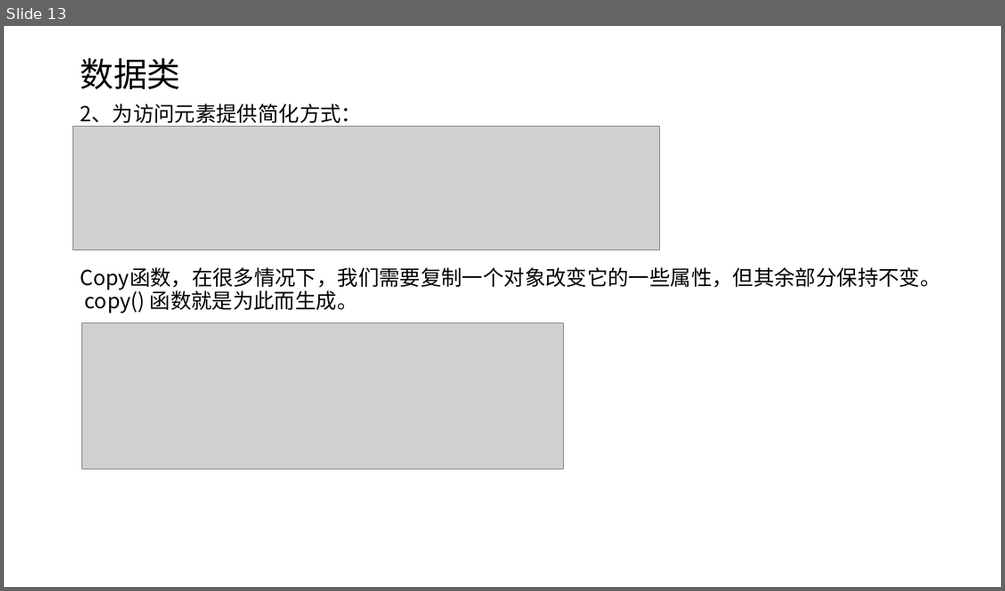
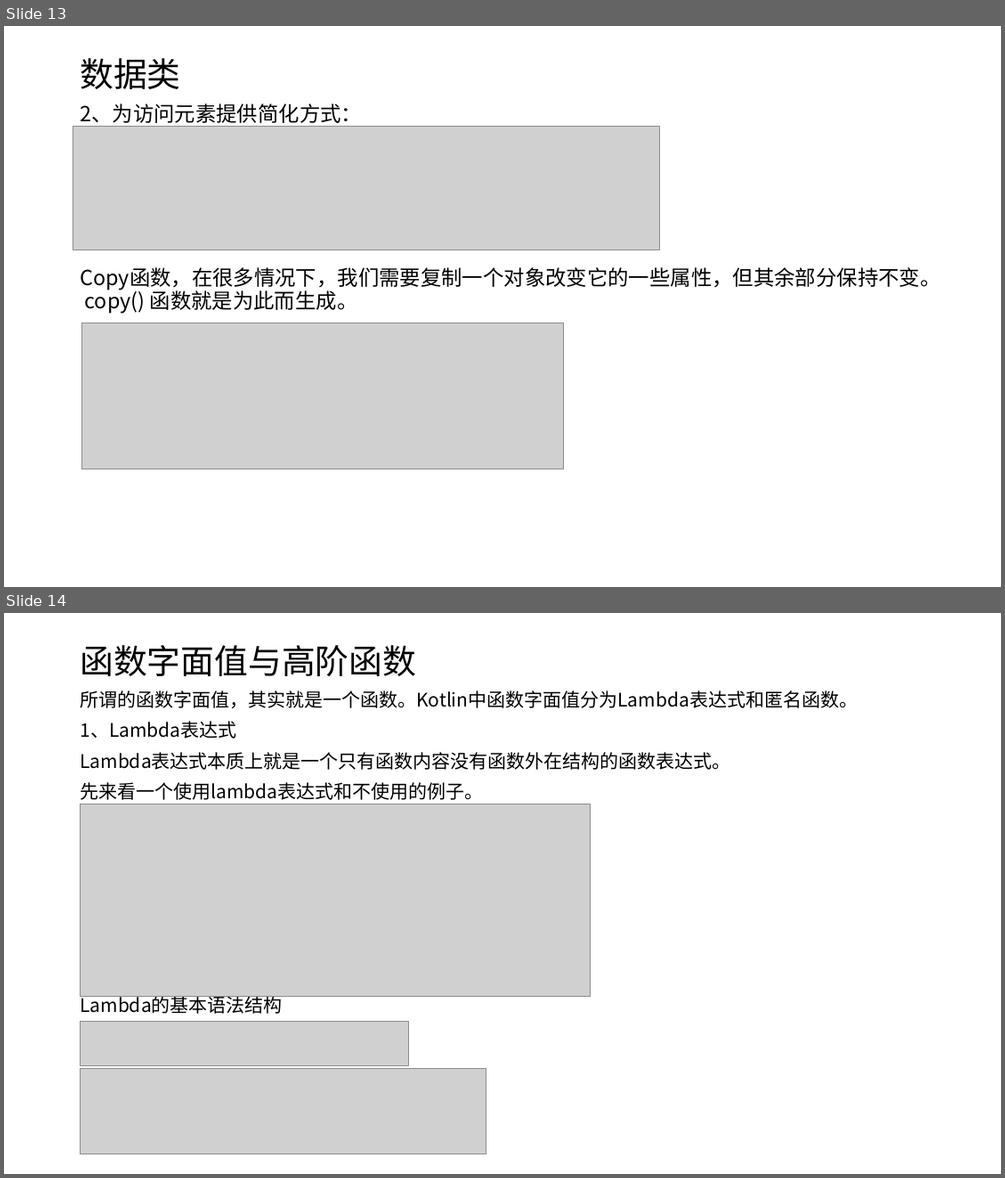
Before and after one commit to shenbibo/KotlinWeather, a slide deck: docs/初探kotlin.pptx. Shown one above the other, each under a label of ours: slide 13 before the commit, slides 13 and 14 after it. The pictures are 1005x591 and 1005x1178 pixels, drawn with LibreOffice and Linux fonts; fonts in the diff are those of the drawing; grey boxes stand for pictures. Boxes give left, top, right and bottom in pixels: in the first picture for what was removed or moved away, otherwise in the second. Text is boxed around its words. In the diff, an @@ line names an element or a change of style, - is before the commit and + after.

Commit message:
函数式编程

```diff
--- a/docs/初探kotlin.pptx
+++ b/docs/初探kotlin.pptx
@@ slide 14 added at box(4, 613, 1001, 1174), background #FFFFFF @@
@@ title added at box(80, 645, 416, 676), 32.4 pt, text #000000 @@
+函数字面值与高阶函数
@@ text added at box(80, 690, 858, 1013), 18 pt, text #000000 @@
+所谓的函数字面值，其实就是一个函数。Kotlin中函数字面值分为Lambda表达式和匿名函数。
+1、Lambda表达式
+Lambda表达式本质上就是一个只有函数内容没有函数外在结构的函数表达式。
+先来看一个使用lambda表达式和不使用的例子。
+Lambda的基本语法结构
@@ picture added at box(81, 804, 590, 997) @@
@@ picture added at box(81, 1022, 409, 1065) @@
@@ picture added at box(81, 1069, 486, 1154) @@
```
Also in this commit, not shown: 1 slide changed, 3 other slides added, 4 other files.
